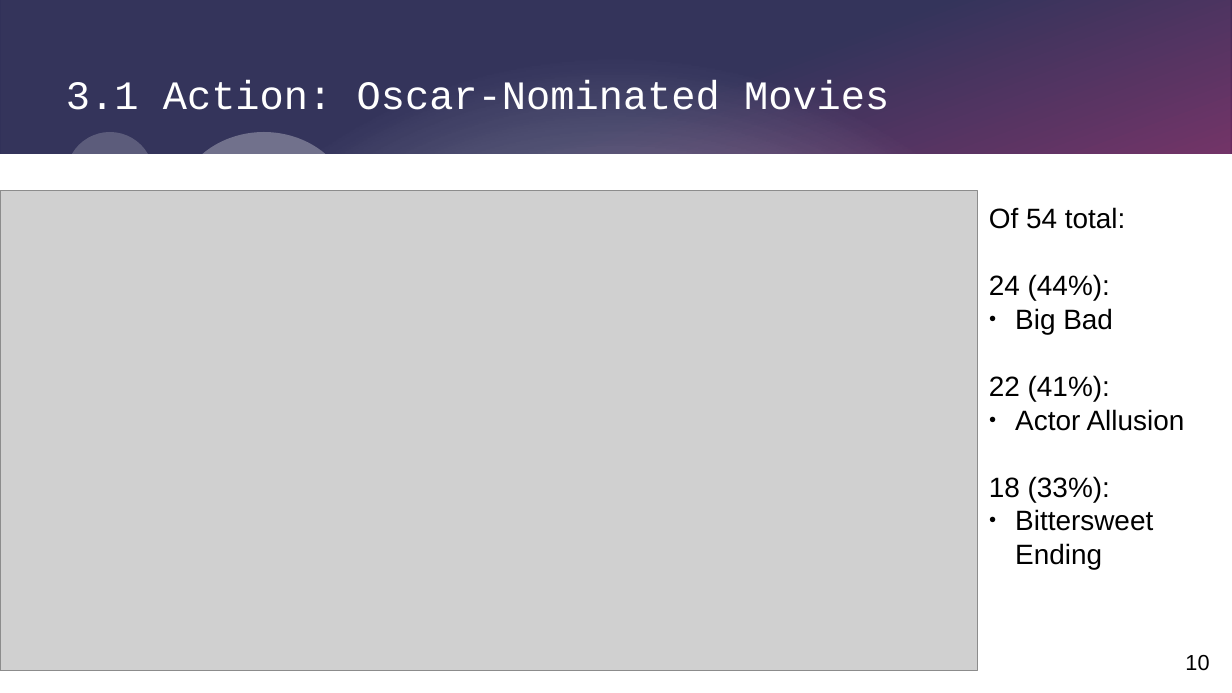
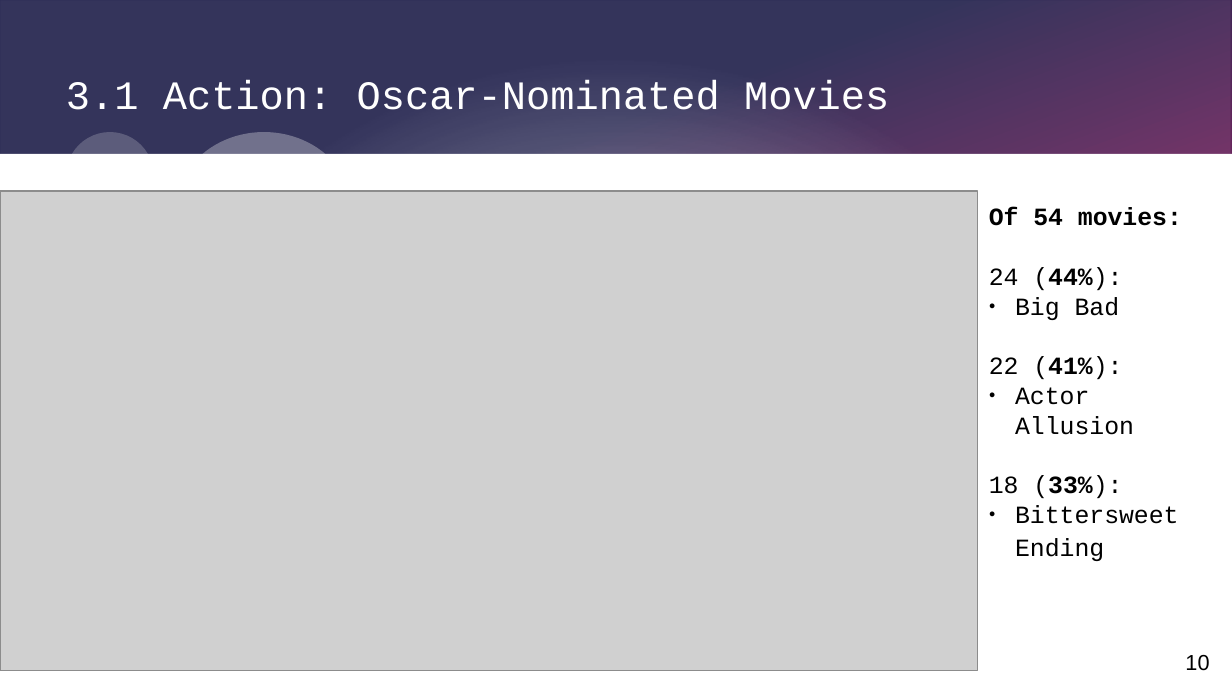
Before and after one commit to SacredFisher/Python_Project, a slide deck: slide 10 of SrikarP_FilmProject.pptx. Drawn at 1232x693 pixels with LibreOffice and Linux fonts; fonts in the diff are those of the drawing; grey boxes stand for pictures. Boxes give left, top, right and bottom in pixels: in the first picture for what was removed or moved away, otherwise in the second. Text is boxed around its words. In the diff, an @@ line names an element or a change of style, - is before the commit and + after.

```diff
--- a/SrikarP_FilmProject.pptx
+++ b/SrikarP_FilmProject.pptx
@@ text at (989, 207, 1182, 226): text changed; size 18 to 16 pt; font Arial to Courier New; bold on @@
-Of 54 total:
+Of 54 movies:
@@ text at (989, 267, 1178, 561): size 18 to 16 pt, font Arial to Courier New in "24 (44%):", "Big Bad", "22 (41%):", "Actor Allusion" and 2 more places; bold on in "(44%):", "(41%):", "(33%):" @@
```
Also in this commit, not shown: 5 other slides changed.
